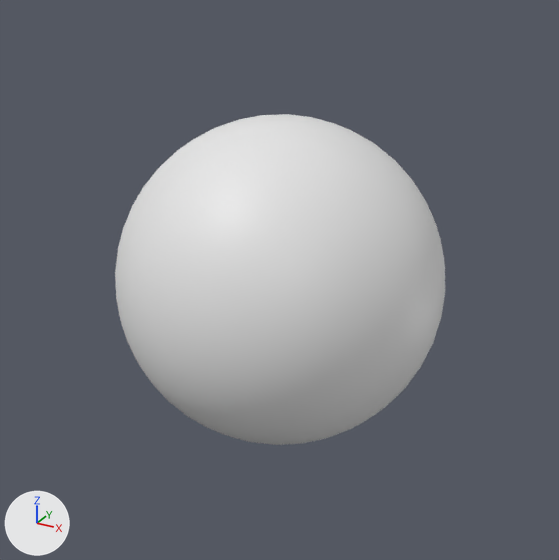
The FBX model Assets/_sto/Models/Earth/globe.fbx: old version first, new version second.
Before and after are seen from a 50 mm lens placed at (21.1, -38.5, 19.2), pointed at (0.0, 0.0, 0.0). Every picture has the same lights, and +X, +Y and +Z are marked at lower left. Where no turn or scale is listed for an object, it has been applied to the vertices.

Script lines for the objects in view, before the commit:
```python
me_icosphere = bpy.data.meshes.new('Icosphere')
me_icosphere.from_pydata(...)  # an icosphere of 1280 faces spanning x -10.0..10.0, y -10.0..10.0, z -10.0..10.0
me_icosphere.materials.append(mat_mat_spacedome)  # white #e7e7e7
me_icosphere_119 = bpy.data.meshes.new('Icosphere.119')
me_icosphere_119.from_pydata(...)  # 309 vertices, 614 faces; spans x -0.609..0.597, y -0.551..0.609, z -0.62..0.606
me_icosphere_119.materials.append(mat_mat_moon)  # white #e7e7e7
ob_moon = bpy.data.objects.new('moon', me_icosphere_119)
ob_moon.location = (-5.0, -5.0, -2.0)
ob_spacedome = bpy.data.objects.new('_spaceDome', me_icosphere)
ob_spacedome.location = (0.0, 0.0, 0.0)
ob_spacedome.rotation_euler = (1.571, 0.0, 0.0)  # degrees (90, 0, 0)
```
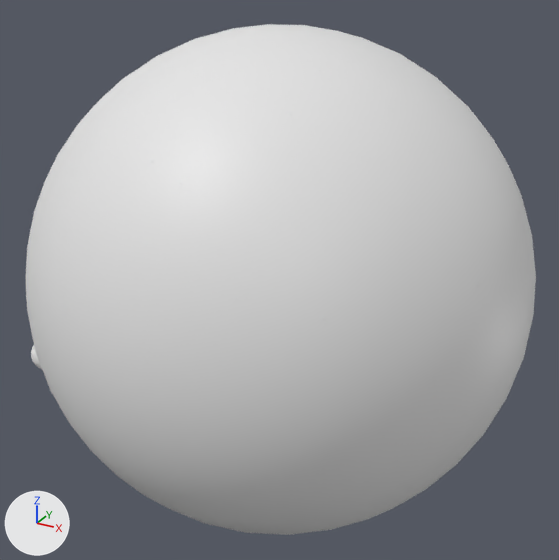
Where the newer file only moved an object's origin or applied its transform, the numbers keep the older frame.

Boxes [x1, y1, x2, y2] around the edits, measured in the pictures (559 x 560 px):
'_spaceDome', mesh rescaled (54% wider, 54% taller)
    before: [115, 114, 445, 445]
    after: [26, 24, 536, 535]
'moon', moved (not visible before)
    after: [31, 345, 42, 369]

The edits, one by one:
me_icosphere has 642 vertices, 1280 faces and spans x -10.0..10.0, y -10.0..10.0, z -10.0..10.0.
me_icosphere is used by ob_spacedome; location (0.0, 0.0, 0.0); rotation (1.571, 0.0, 0.0), in degrees (90, 0, 0).
me_icosphere part 1: the whole mesh is scaled about its middle by 1.5.
Object 'moon' (ob_moon) moves from (-5.0, -5.0, -2.0) to (-10.0, -10.0, -3.0).
